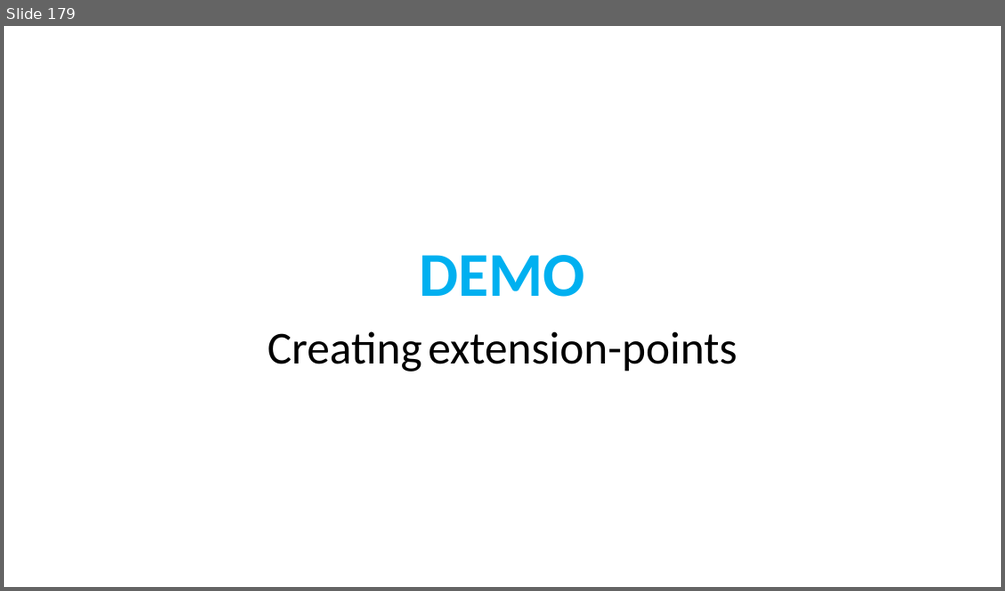
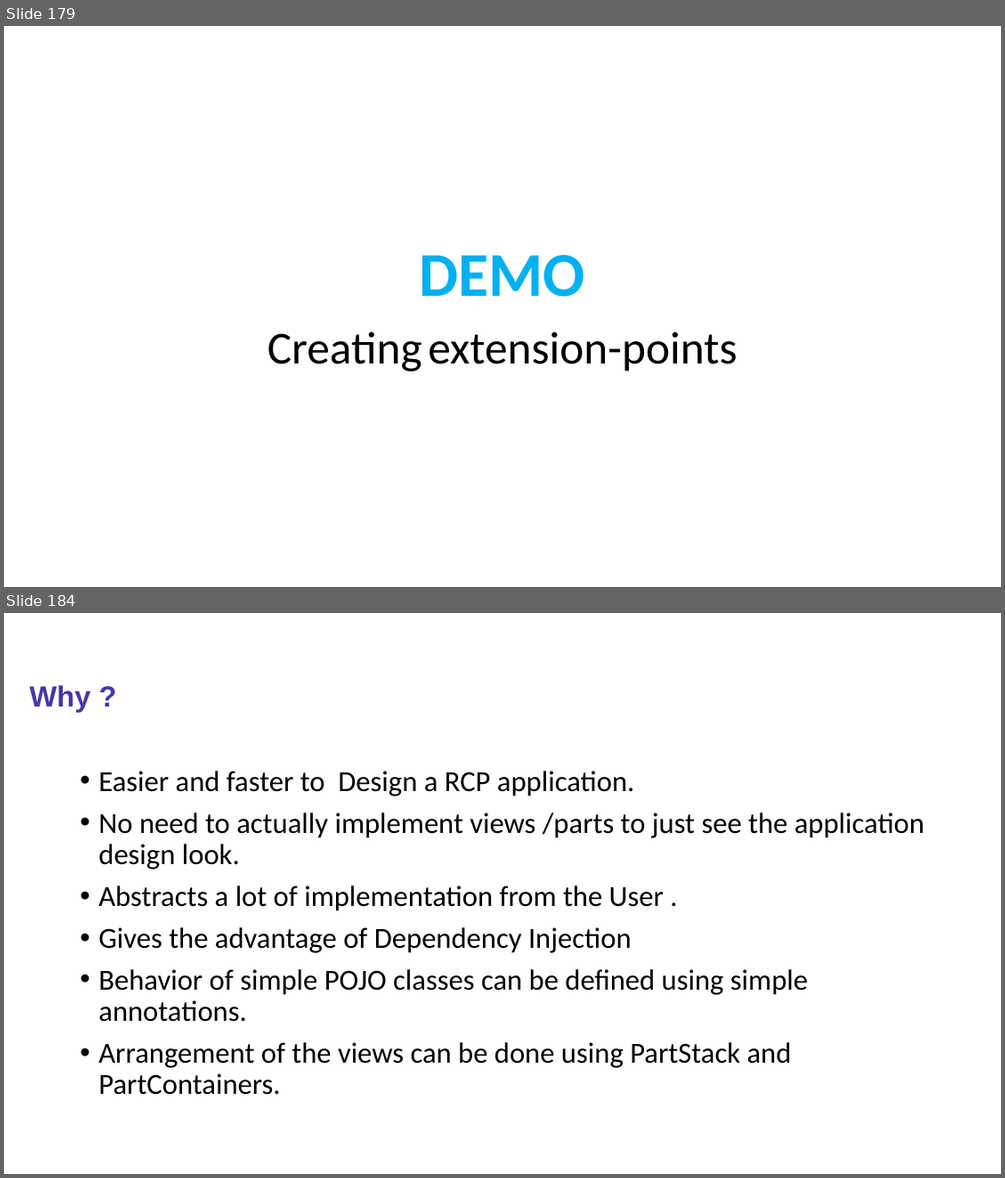
Before and after one commit to sabir123/RCP.Presentations, a slide deck: Eclipse_RCP_Training.pptx. Shown one above the other, each under a label of ours: slide 179 before the commit, slides 179 and 184 after it; the slides between them are not shown. The pictures are 1005x591 and 1005x1178 pixels, drawn with LibreOffice and Linux fonts; fonts in the diff are those of the drawing. Boxes give left, top, right and bottom in pixels: in the first picture for what was removed or moved away, otherwise in the second. Text is boxed around its words. In the diff, an @@ line names an element or a change of style, - is before the commit and + after.

```diff
--- a/Eclipse_RCP_Training.pptx
+++ b/Eclipse_RCP_Training.pptx
@@ slide 184 added at (4, 613, 1001, 1174), background #FFFFFF @@
@@ title added at (30, 685, 91, 711), 28 pt, text #4538A8, bold @@
+Why ?
@@ text added at (98, 771, 924, 1094), 28 pt, text #000000 @@
+• Easier and faster to Design a RCP application.
+• No need to actually implement views /parts to just see the application design look.
+• Abstracts a lot of implementation from the User .
+• Gives the advantage of Dependency Injection
+• Behavior of simple POJO classes can be defined using simple annotations.
+• Arrangement of the views can be done using PartStack and PartContainers.
```
Also in this commit, not shown: 63 other slides added.
